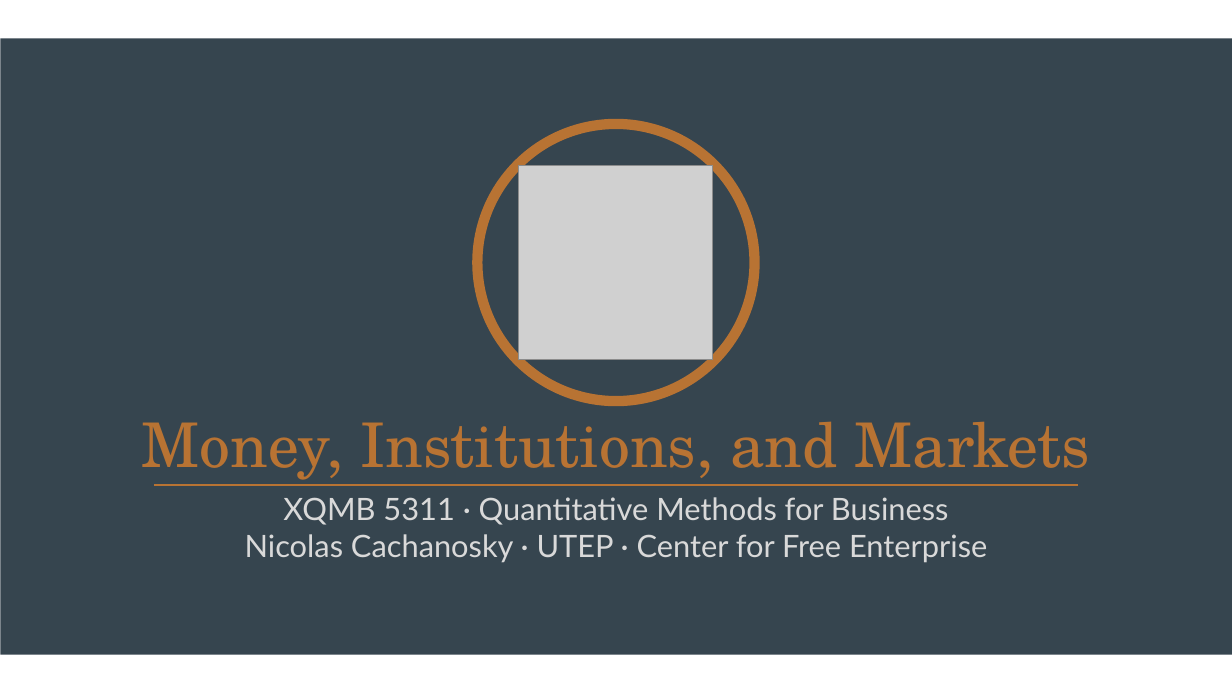
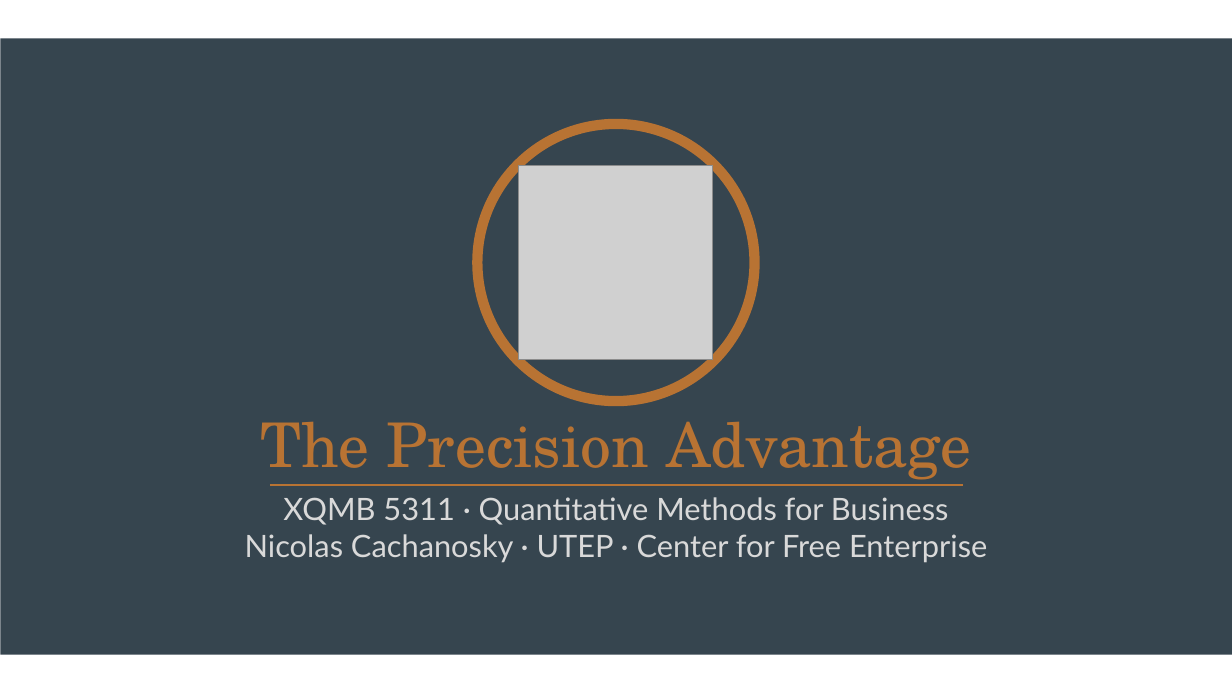
Before and after one commit to ncachanosky/XQMB-5311, a slide deck: slide 2 of figures/figures.pptx. Drawn at 1232x693 pixels with LibreOffice and Linux fonts; fonts in the diff are those of the drawing; grey boxes stand for pictures. Boxes give left, top, right and bottom in pixels: in the first picture for what was removed or moved away, otherwise in the second. Text is boxed around its words. In the diff, an @@ line names an element or a change of style, - is before the commit and + after.

```diff
--- a/figures/figures.pptx
+++ b/figures/figures.pptx
@@ text at [260,421,971,480]: text changed @@
-Money, Institutions, and Markets
+The Precision Advantage
@@ line moved from (154, 485) - (1079, 485) to (270, 485) - (963, 485) @@
```
Also in this commit, not shown: 2 other files.
